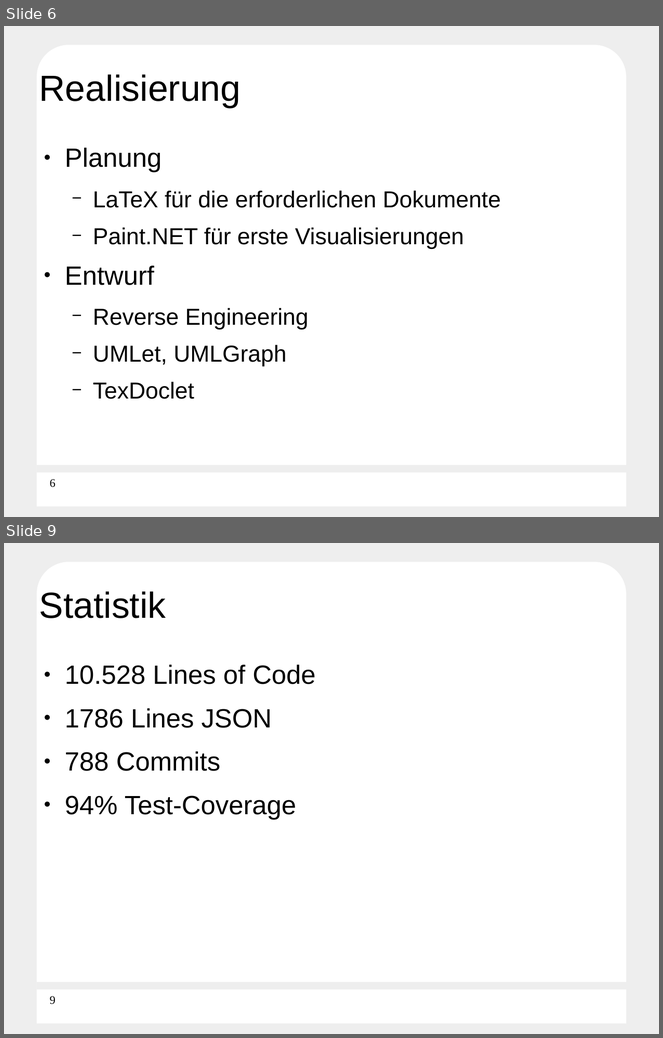
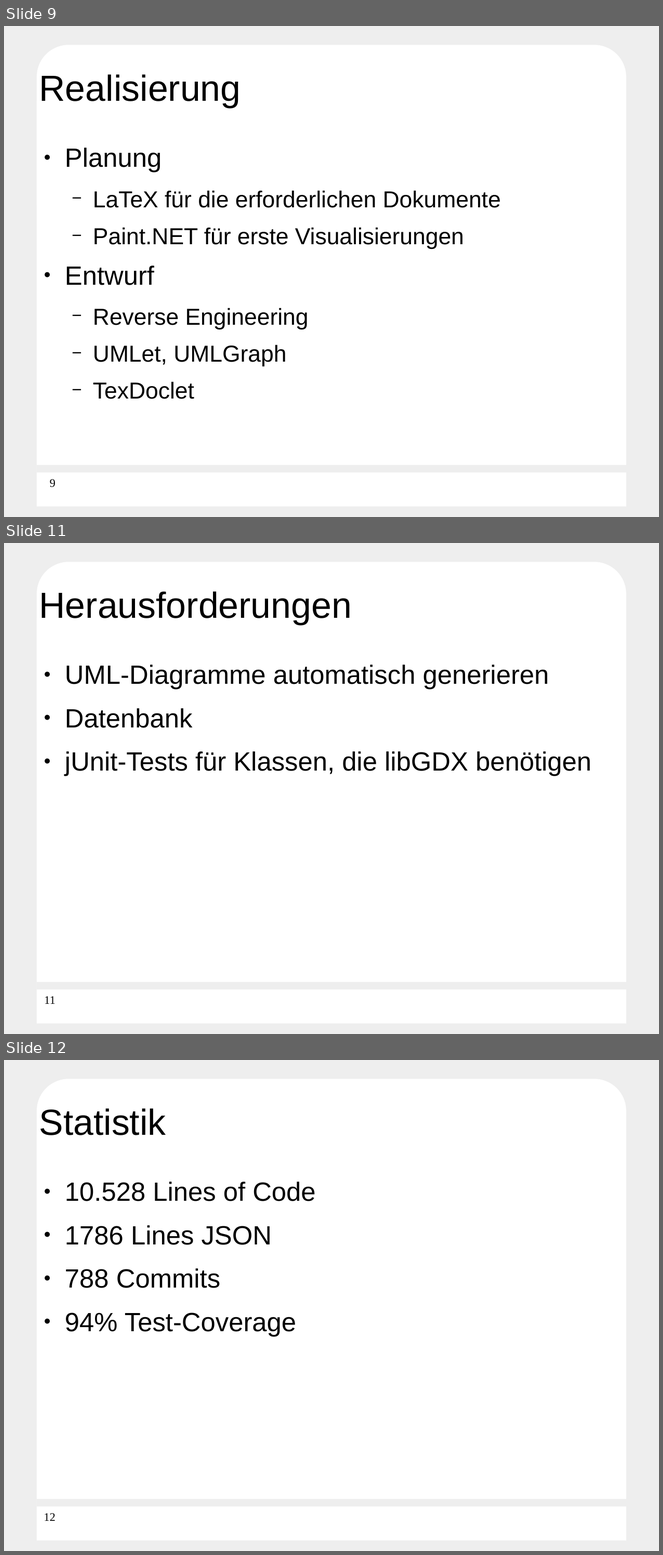
Before and after one commit to Die-anonymen-PSEler/archive, a slide deck: pse-5/final-presentation.odp. Shown one above the other, each under a label of ours: slides 6 and 9 before the commit, slides 9, 11 and 12 after it; the slides between them are not shown. The pictures are 663x1038 and 663x1555 pixels, drawn with LibreOffice and Linux fonts; fonts in the diff are those of the drawing; background and template pictures are left out. Boxes give left, top, right and bottom in pixels: in the first picture for what was removed or moved away, otherwise in the second. Text is boxed around its words. In the diff, an @@ line names an element or a change of style, - is before the commit and + after.

```diff
--- a/pse-5/final-presentation.odp
+++ b/pse-5/final-presentation.odp
@@ slide 11 added at (4, 543, 659, 1034), background #EEEEEE; not listed: 3 template elements that a slide beside it also shows @@
@@ title added at (39, 591, 352, 625), 44 pt, text #000000 @@
+Herausforderungen
@@ text added at (65, 665, 592, 776), 32 pt, text #000000 @@
+● UML-Diagramme automatisch generieren
+● Datenbank
+● jUnit-Tests für Klassen, die libGDX benötigen
@@ page number added at (44, 996, 55, 1004), 14 pt, text #000000 @@
+11
@@ what was slide 6 is now slide 9 @@
@@ page number at (50, 479, 55, 488): text changed @@
-6
+9
@@ what was slide 9 is now slide 12 @@
@@ page number at (44, 1513, 55, 1521): text changed @@
-9
+12
```
Also in this commit, not shown: 4 slides changed, 3 other slides added, 1 slide removed, 1 other file.
